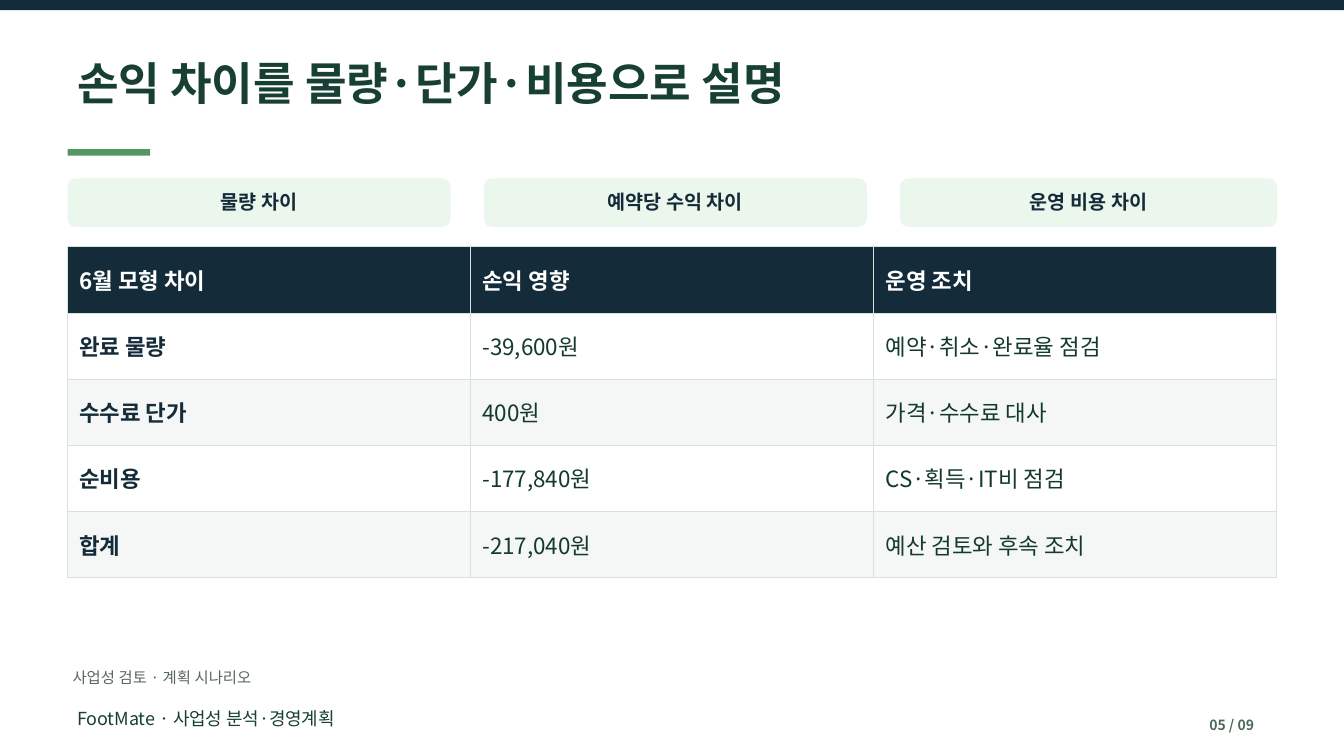
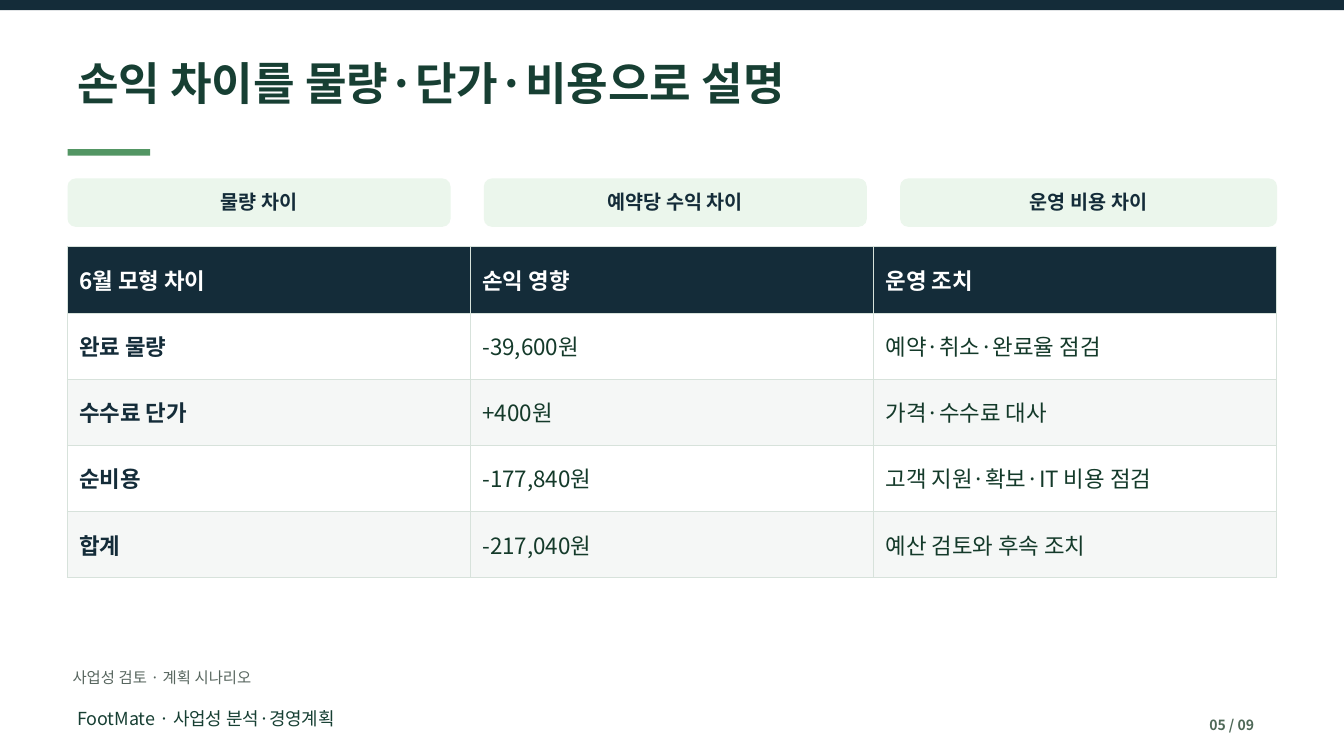
Before and after one commit to dohyunkimmm/footmate, a slide deck: slide 5 of src/case-study/downloads/footmate_report.pptx. Drawn at 1344x756 pixels with LibreOffice and Linux fonts; fonts in the diff are those of the drawing. Boxes give left, top, right and bottom in pixels: in the first picture for what was removed or moved away, otherwise in the second. Text is boxed around its words. In the diff, an @@ line names an element or a change of style, - is before the commit and + after.

```diff
--- a/src/case-study/downloads/footmate_report.pptx
+++ b/src/case-study/downloads/footmate_report.pptx
@@ table at box(68, 247, 1277, 578) @@
-row 3, column 2: 400원
+row 3, column 2: +400원
-row 4, column 3: CS·획득·IT비 점검
+row 4, column 3: 고객 지원·확보·IT 비용 점검
```
Also in this commit, not shown: 3 other files.
